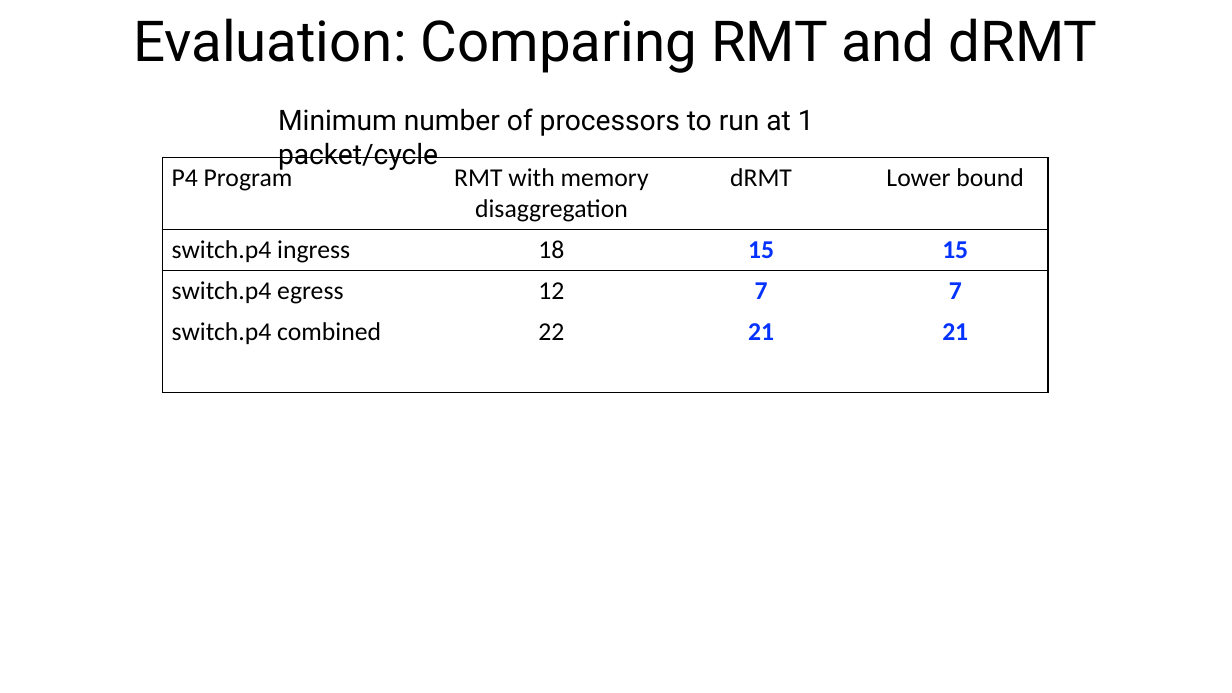
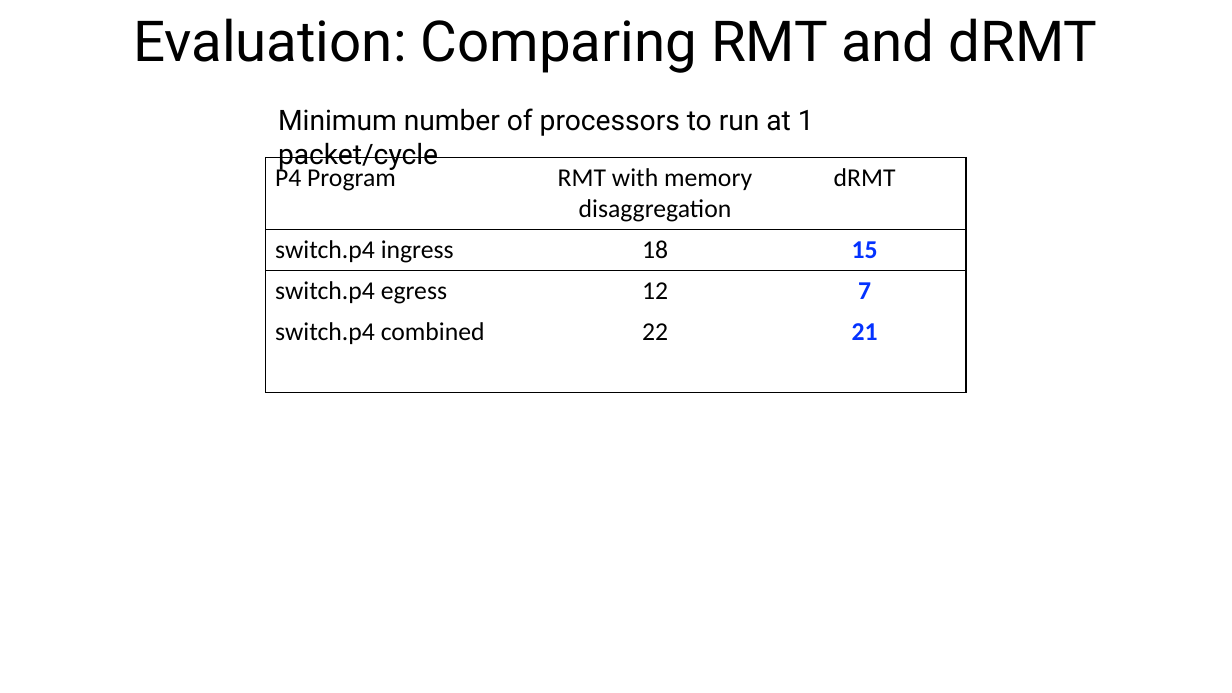
Before and after one commit to anirudhSK/drmt_talk, a slide deck: slide 25 of drmt_sigcomm.pptx. Drawn at 1232x693 pixels with LibreOffice and Linux fonts; fonts in the diff are those of the drawing. Boxes give left, top, right and bottom in pixels: in the first picture for what was removed or moved away, otherwise in the second. Text is boxed around its words. In the diff, an @@ line names an element or a change of style, - is before the commit and + after.

Commit message:
Move perf cliff to backup. Now at 22:47.

```diff
--- a/drmt_sigcomm.pptx
+++ b/drmt_sigcomm.pptx
@@ table at bbox=[266, 157, 967, 391] @@
-column 4: Lower bound | 15 | 7 | 21 | 
@@ table: place and size @@
-table at bbox=[163, 157, 1049, 391]
+table at bbox=[266, 157, 967, 391]
```
Also in this commit, not shown: 4 other slides changed.
